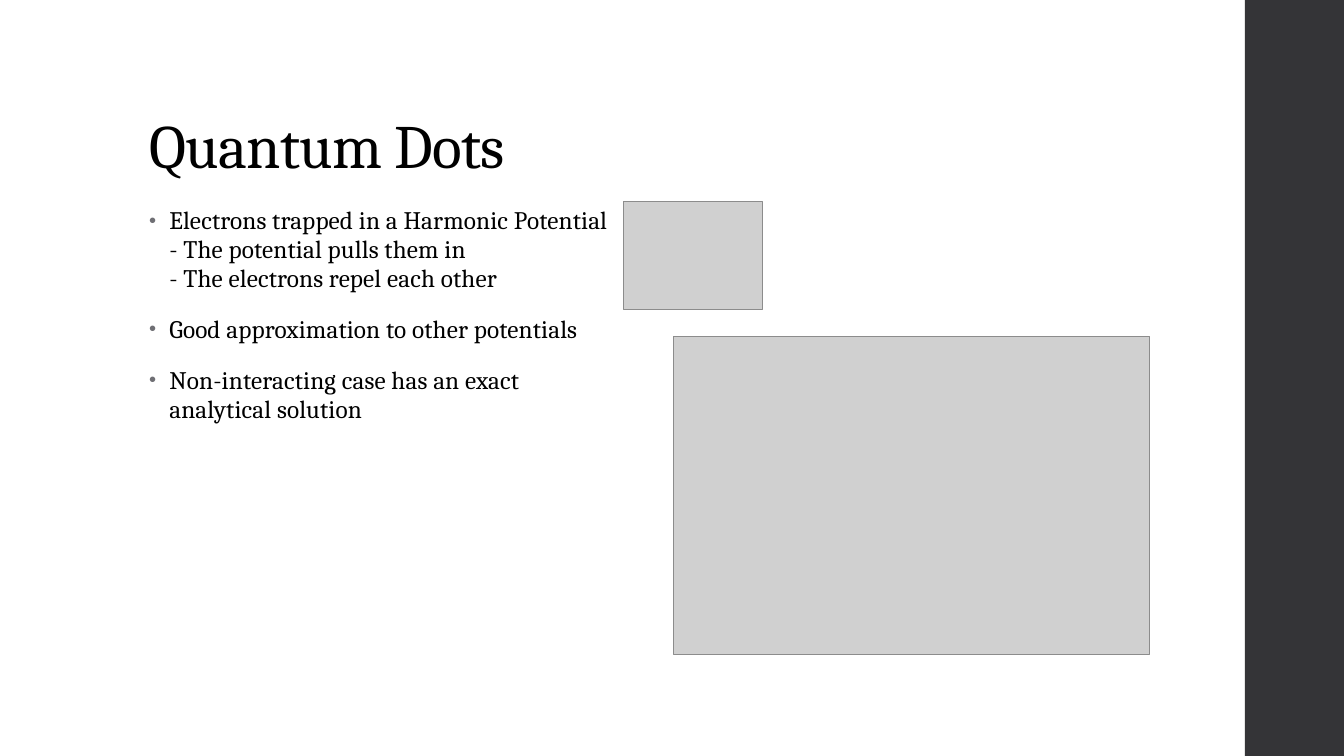
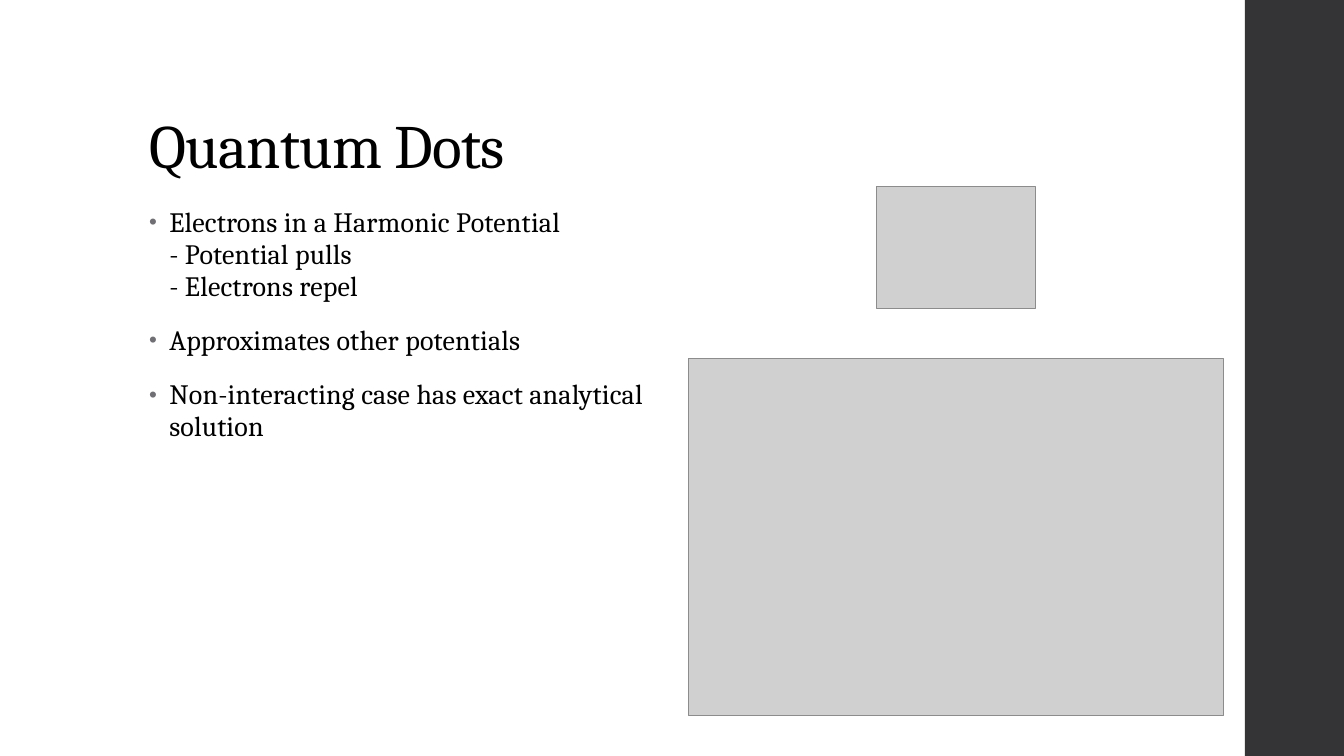
Before and after one commit to KarlHenrik/ComputationalPhysicsMaster, a slide deck: slide 4 of Thesis/Thesis Presentation.pptx (slide 3 before the commit). Drawn at 1344x756 pixels with LibreOffice and Linux fonts; fonts in the diff are those of the drawing; grey boxes stand for pictures. Boxes give left, top, right and bottom in pixels: in the first picture for what was removed or moved away, otherwise in the second. Text is boxed around its words. In the diff, an @@ line names an element or a change of style, - is before the commit and + after.

```diff
--- a/Thesis/Thesis Presentation.pptx
+++ b/Thesis/Thesis Presentation.pptx
@@ picture: place and size @@
-picture at [623,202,762,310]
+picture at [877,187,1035,309]
@@ text at [169,212,642,437]: text changed; size 18 to 20 pt @@
-• Electrons trapped in a Harmonic Potential
-  - The potential pulls them in
-  - The electrons repel each other
-• Good approximation to other potentials
-• Non-interacting case has an exact analytical solution
+• Electrons in a Harmonic Potential
+  - Potential pulls
+  - Electrons repel
+• Approximates other potentials
+• Non-interacting case has exact analytical solution
@@ picture: place and size @@
-picture at [674,337,1150,654]
+picture at [689,359,1224,716]
```
Also in this commit, not shown: 10 other slides changed, 6 slides added, 7 slides removed, 1 other file.
